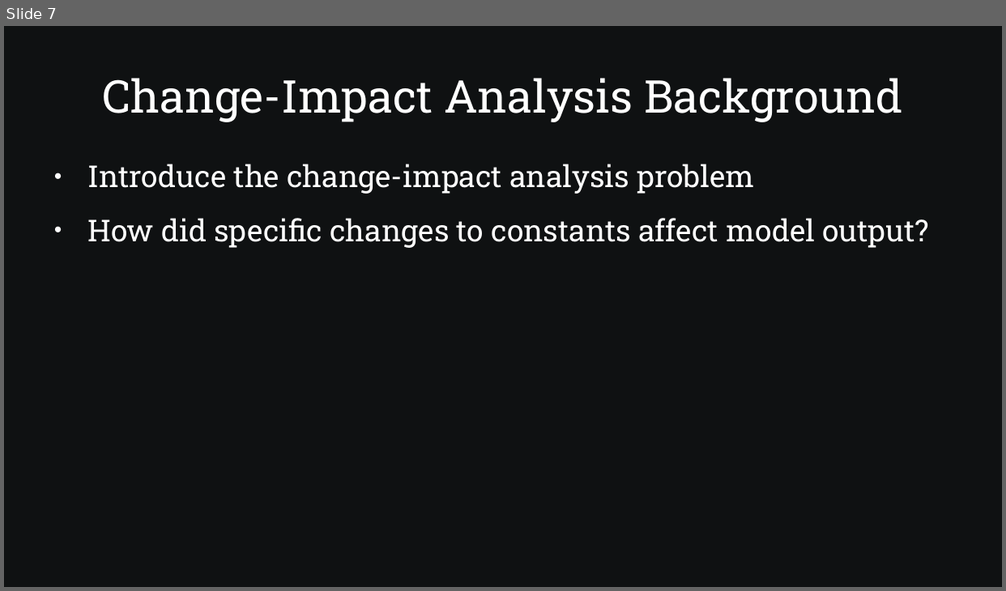
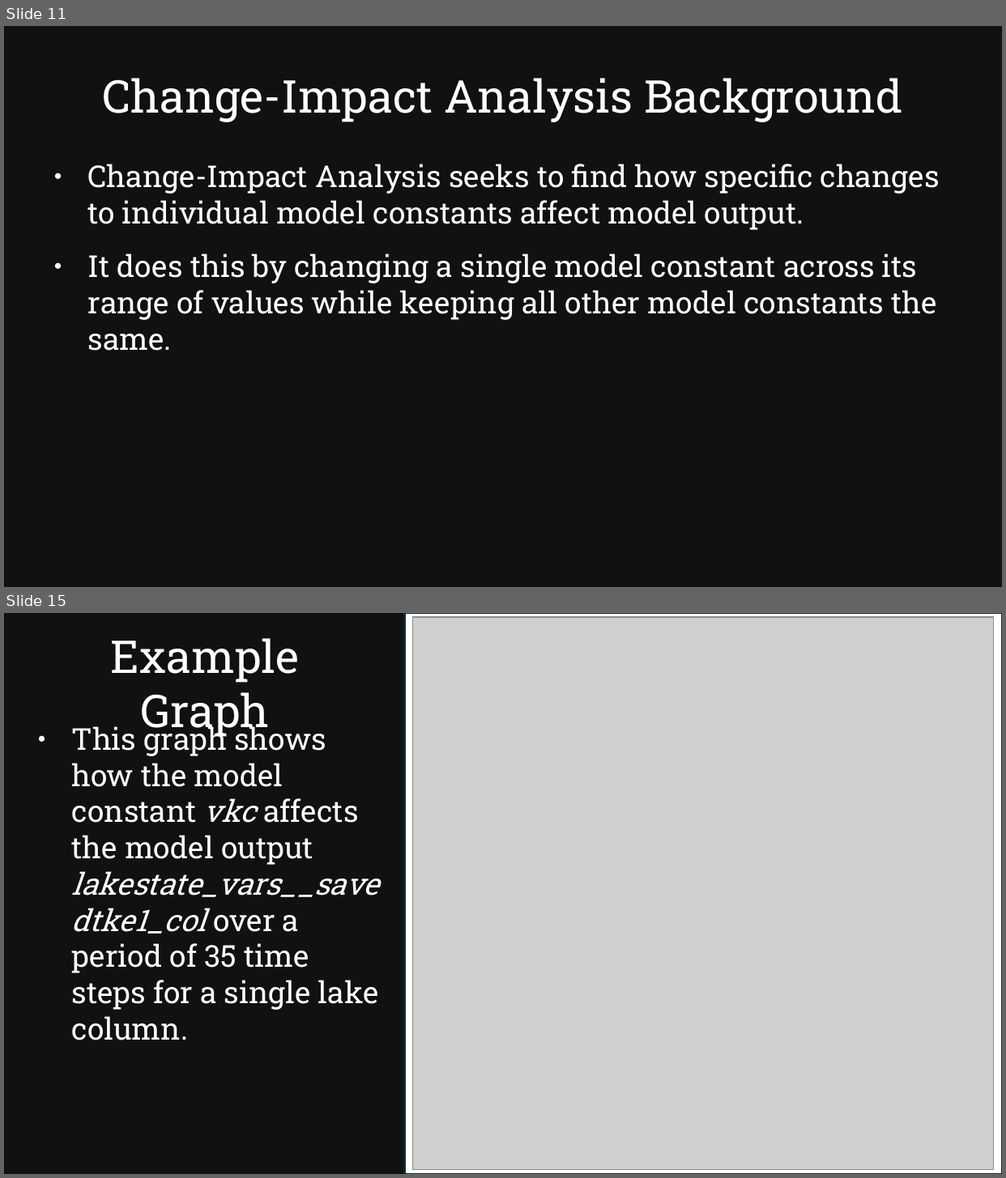
Before and after one commit to SamAllen06/lake_temp_work, a slide deck: documentation/for_collaborators/AnalysisOverview.pptx. Shown one above the other, each under a label of ours: slide 7 before the commit, slides 11 and 15 after it; the slides between them are not shown. The pictures are 1006x591 and 1006x1178 pixels, drawn with LibreOffice and Linux fonts; fonts in the diff are those of the drawing; grey boxes stand for pictures. Boxes give left, top, right and bottom in pixels: in the first picture for what was removed or moved away, otherwise in the second. Text is boxed around its words. In the diff, an @@ line names an element or a change of style, - is before the commit and + after.

Commit message:
Update AnalysisOverview Documentation

```diff
--- a/documentation/for_collaborators/AnalysisOverview.pptx
+++ b/documentation/for_collaborators/AnalysisOverview.pptx
@@ slide 15 added at box(4, 613, 1002, 1174), background #0F1112 @@
@@ rectangle added at box(405, 613, 1002, 1174), fill #FFFFFF, outline #092A39 1.5 pt @@
@@ picture added at box(413, 616, 995, 1170) @@
@@ title added at box(111, 638, 299, 739), 36 pt, text #FFFFFF @@
+Example Graph
@@ text added at box(72, 722, 380, 1041), 24 pt, text #FFFFFF @@
+● This graph shows how the model constant vkc affects the model output lakestate_vars__savedtke1_col over a period of 35 time steps for a single lake column.
@@ what was slide 7 is now slide 11 @@
@@ slide 11 changed as well @@
@@ text at box(88, 164, 940, 351): text changed @@
-● Introduce the change-impact analysis problem
-● How did specific changes to constants affect model output?
+● Change-Impact Analysis seeks to find how specific changes to individual model constants affect model output.
+● It does this by changing a single model constant across its range of values while keeping all other model constants the same.
```
Also in this commit, not shown: 7 other slides changed, 6 other slides added, 2 slides removed, 1 other file.
